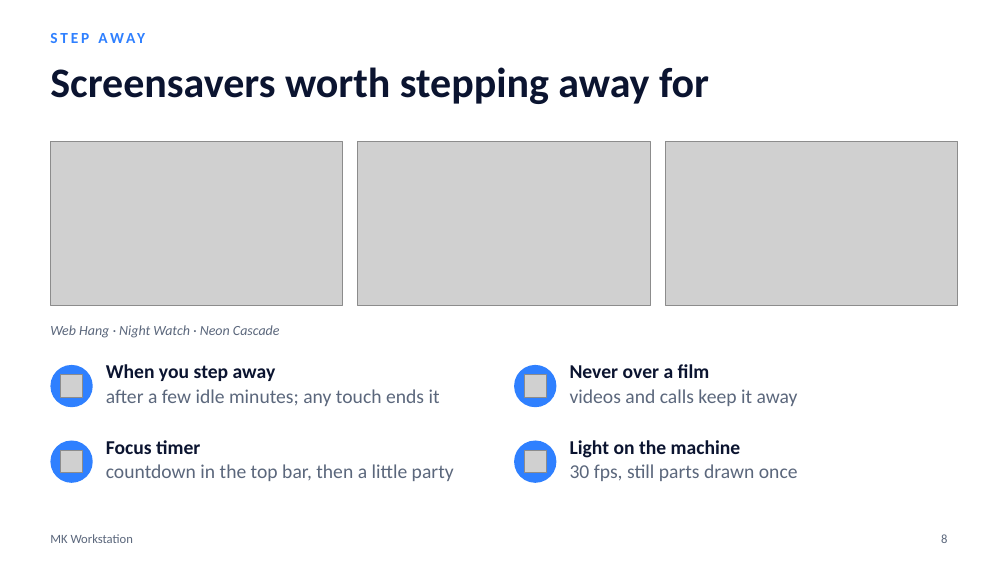
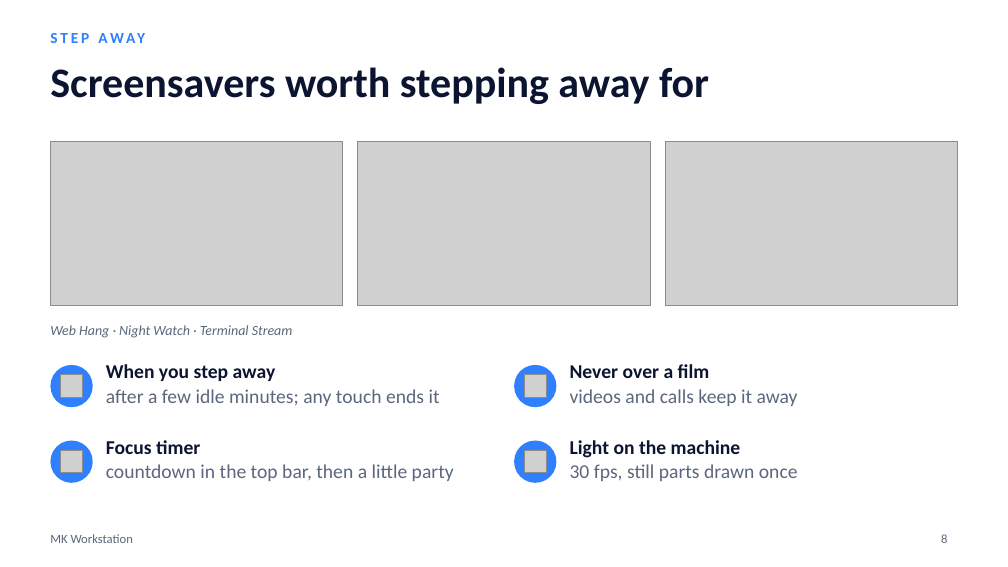
Before and after one commit to MehulK-techie/fedora-workstation-config, a slide deck: slide 8 of docs/MK-Workstation-Overview.pptx. Drawn at 1008x567 pixels with LibreOffice and Linux fonts; fonts in the diff are those of the drawing; grey boxes stand for pictures. Boxes give left, top, right and bottom in pixels: in the first picture for what was removed or moved away, otherwise in the second. Text is boxed around its words. In the diff, an @@ line names an element or a change of style, - is before the commit and + after.

```diff
--- a/docs/MK-Workstation-Overview.pptx
+++ b/docs/MK-Workstation-Overview.pptx
@@ text at [50, 325, 293, 338]: text changed @@
-Web Hang · Night Watch · Neon Cascade
+Web Hang · Night Watch · Terminal Stream
```
Also in this commit, not shown: 10 other files.
